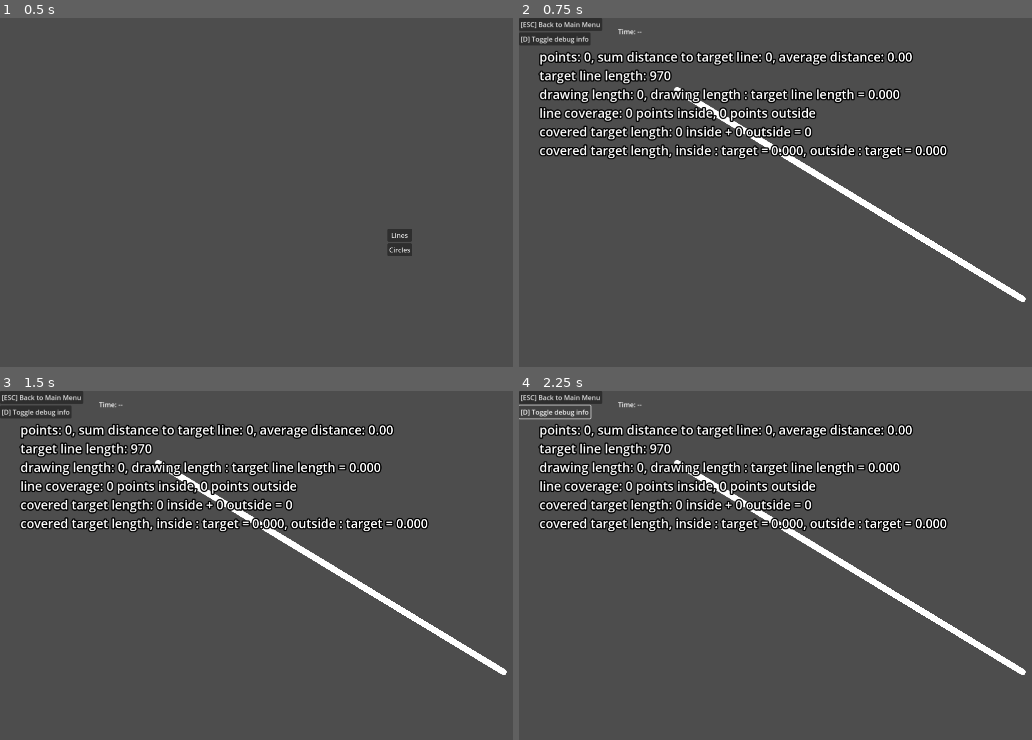
Above: before the commit, frames 1-4 (two rows, left to right).
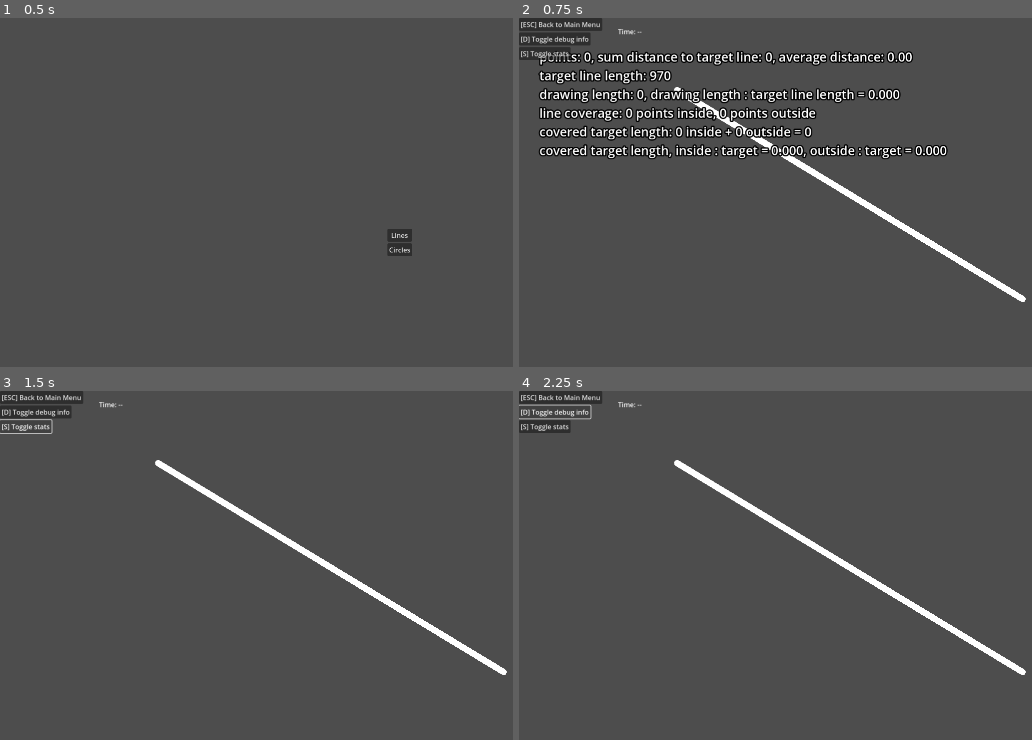
Above: after the commit, the same moments.

Repository: Toxe/godot-tablet-trainer
Game: Godot game, scene res://scenes/main_menu/main_menu.tscn
Same seed, same stepped clock (60 frames per second), same inputs: the game is played once before the commit and once after it.
Inputs (mouse positions are in pixels of both pictures, inside the frame that each line leads up to):
- Up to frame 1 (0.5 s): no input
- Up to frame 2 (0.75 s): click "Lines" at 0.5 s
- Up to frame 3 (1.5 s): click (25, 425) at 1.25 s, where only the run after the commit has a clickable "[S] Toggle stats"
- Up to frame 4 (2.25 s): click "[D] Toggle debug info" at 2 s

Frame 1 is identical in both runs. In frame 2, 0.3% of the frame differs, in the area x 0-11%, y 8-13%; in frame 3, 8.6%; in frame 4, 8.7%, in the area x 0-84%, y 8-41%.

Commit message:
Add button to toggle stats

Diff:
--- a/TabletTrainer/project.godot
+++ b/TabletTrainer/project.godot
@@ -43,3 +43,8 @@
 "events": [Object(InputEventKey,"resource_local_to_scene":false,"resource_name":"","device":-1,"window_id":0,"alt_pressed":false,"shift_pressed":false,"ctrl_pressed":false,"meta_pressed":false,"pressed":false,"keycode":0,"physical_keycode":68,"key_label":0,"unicode":100,"echo":false,"script":null)
 ]
 }
+toggle_stats={
+"deadzone": 0.5,
+"events": [Object(InputEventKey,"resource_local_to_scene":false,"resource_name":"","device":-1,"window_id":0,"alt_pressed":false,"shift_pressed":false,"ctrl_pressed":false,"meta_pressed":false,"pressed":false,"keycode":0,"physical_keycode":83,"key_label":0,"unicode":115,"echo":false,"script":null)
+]
+}
--- a/TabletTrainer/scenes/circle_trainer/circle_trainer.gd
+++ b/TabletTrainer/scenes/circle_trainer/circle_trainer.gd
@@ -267,3 +267,7 @@
     if debug_lines:
         debug_lines.visible = show_debug_info
     queue_redraw()
+
+
+func _on_trainer_ui_toggle_stats(should_show_stats: bool) -> void:
+    info_label.visible = should_show_stats
--- a/TabletTrainer/scenes/circle_trainer/circle_trainer.tscn
+++ b/TabletTrainer/scenes/circle_trainer/circle_trainer.tscn
@@ -31,3 +31,4 @@
 [connection signal="stopped" from="Drawing" to="." method="_on_drawing_stopped"]
 [connection signal="stopped" from="Drawing" to="TrainerUI" method="_on_drawing_stopped"]
 [connection signal="toggle_debug_info" from="TrainerUI" to="." method="_on_trainer_ui_toggle_debug_info"]
+[connection signal="toggle_stats" from="TrainerUI" to="." method="_on_trainer_ui_toggle_stats"]
--- a/TabletTrainer/scenes/line_trainer/line_trainer.gd
+++ b/TabletTrainer/scenes/line_trainer/line_trainer.gd
@@ -281,3 +281,7 @@
     if debug_lines:
         debug_lines.visible = show_debug_info
     queue_redraw()
+
+
+func _on_trainer_ui_toggle_stats(should_show_stats: bool) -> void:
+    info_label.visible = should_show_stats
--- a/TabletTrainer/scenes/line_trainer/line_trainer.tscn
+++ b/TabletTrainer/scenes/line_trainer/line_trainer.tscn
@@ -44,3 +44,4 @@
 [connection signal="stopped" from="Drawing" to="." method="_on_drawing_stopped"]
 [connection signal="stopped" from="Drawing" to="TrainerUI" method="_on_drawing_stopped"]
 [connection signal="toggle_debug_info" from="TrainerUI" to="." method="_on_trainer_ui_toggle_debug_info"]
+[connection signal="toggle_stats" from="TrainerUI" to="." method="_on_trainer_ui_toggle_stats"]
--- a/TabletTrainer/scenes/trainer_ui/trainer_ui.gd
+++ b/TabletTrainer/scenes/trainer_ui/trainer_ui.gd
@@ -1,9 +1,11 @@
 class_name TrainerUI extends CanvasLayer
 
 signal toggle_debug_info(should_show_debug_info: bool)
+signal toggle_stats(should_show_stats: bool)
 
 var is_drawing := false
 var show_debug_info := false
+var show_stats := true
 
 var start_time := 0.0
 var end_time := 0.0
@@ -39,6 +41,11 @@
     toggle_debug_info.emit(show_debug_info)
 
 
+func _on_toggle_stats_button_pressed() -> void:
+    show_stats = !show_stats
+    toggle_stats.emit(show_stats)
+
+
 func _on_drawing_started(_point: Vector2) -> void:
     is_drawing = true
     update_start_time()
--- a/TabletTrainer/scenes/trainer_ui/trainer_ui.tscn
+++ b/TabletTrainer/scenes/trainer_ui/trainer_ui.tscn
@@ -13,6 +13,12 @@
 
 [sub_resource type="Shortcut" id="Shortcut_oh2r6"]
 events = [SubResource("InputEventAction_u6wat")]
+
+[sub_resource type="InputEventAction" id="InputEventAction_a8adi"]
+action = &"toggle_stats"
+
+[sub_resource type="Shortcut" id="Shortcut_ert2l"]
+events = [SubResource("InputEventAction_a8adi")]
 
 [node name="TrainerUI" type="CanvasLayer"]
 script = ExtResource("1_1327e")
@@ -33,6 +39,12 @@
 shortcut = SubResource("Shortcut_oh2r6")
 text = "[D] Toggle debug info"
 
+[node name="ToggleStatsButton" type="Button" parent="VBoxContainer"]
+layout_mode = 2
+size_flags_horizontal = 0
+shortcut = SubResource("Shortcut_ert2l")
+text = "[S] Toggle stats"
+
 [node name="TimeLabel" type="Label" parent="."]
 offset_left = 238.0
 offset_top = 21.0
@@ -42,3 +54,4 @@
 
 [connection signal="pressed" from="VBoxContainer/QuitButton" to="." method="_on_quit_button_pressed"]
 [connection signal="pressed" from="VBoxContainer/ToggleDebugInfoButton" to="." method="_on_toggle_debug_info_button_pressed"]
+[connection signal="pressed" from="VBoxContainer/ToggleStatsButton" to="." method="_on_toggle_stats_button_pressed"]
Not shown: 1 places in TabletTrainer/scenes/trainer_ui/trainer_ui.tscn that only renumber resources
